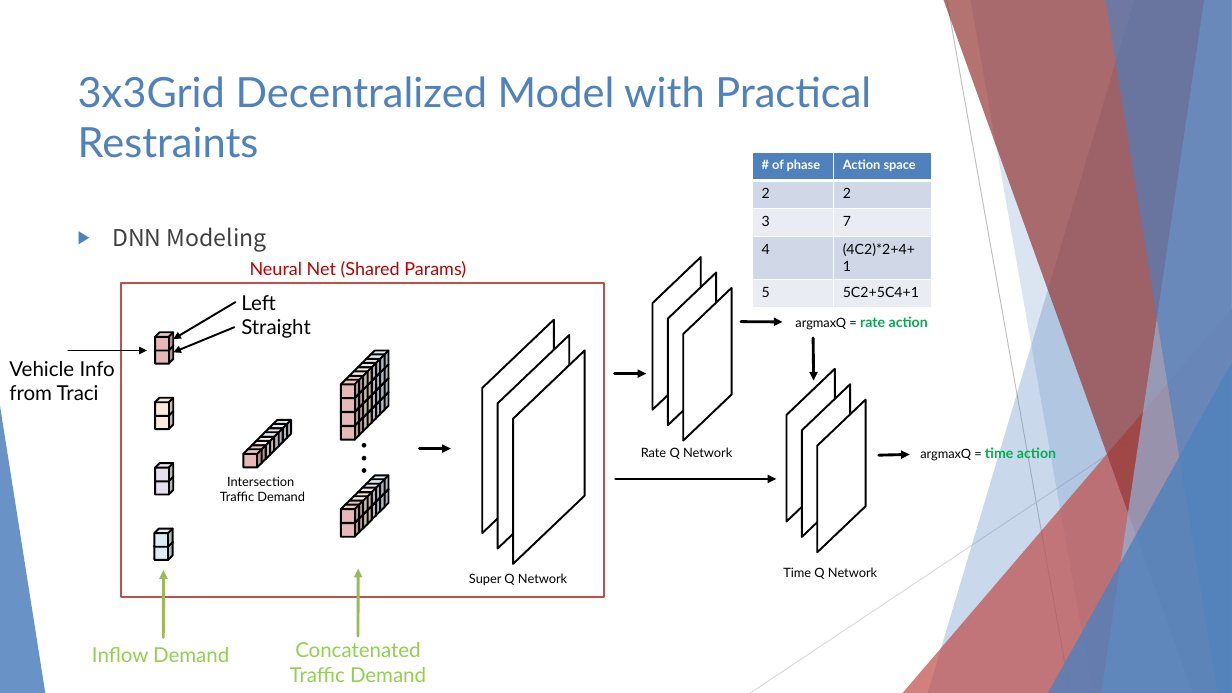
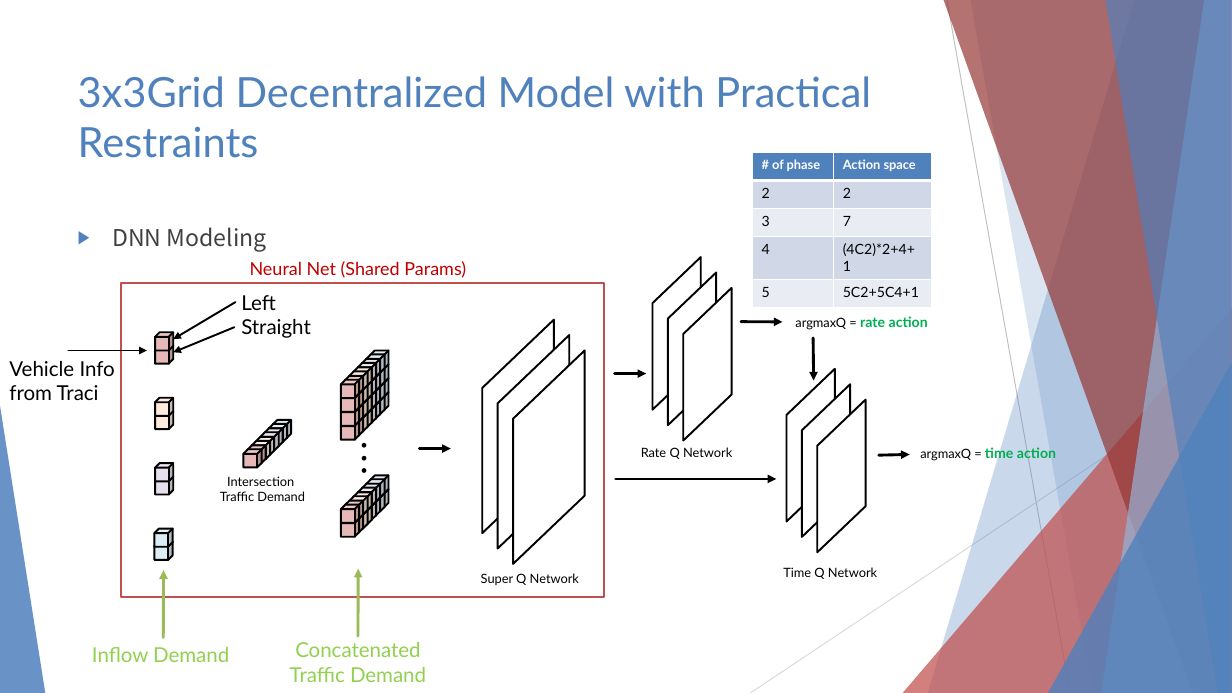
Before and after one commit to 3neutronstar/rl-constraints-traffic, a slide deck: slide 9 of Traffic Optimization Final Speech.pptx. Drawn at 1232x693 pixels with LibreOffice and Linux fonts; fonts in the diff are those of the drawing. Boxes give left, top, right and bottom in pixels: in the first picture for what was removed or moved away, otherwise in the second. Text is boxed around its words. In the diff, an @@ line names an element or a change of style, - is before the commit and + after.

```diff
--- a/Traffic Optimization Final Speech.pptx
+++ b/Traffic Optimization Final Speech.pptx
@@ text "Super Q Network": place and size @@
-text "Super Q Network" at (469,573,567,586)
+text "Super Q Network" at (481,573,579,585)
```
Also in this commit, not shown: 3 other slides changed, 2 slides added.
